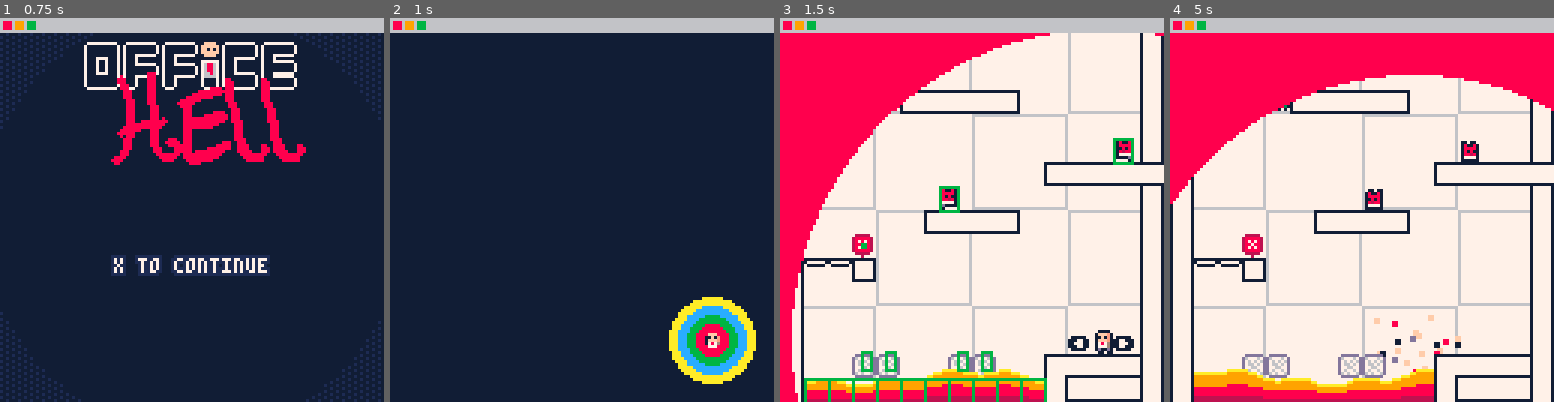
Above: before the commit, frames 1-4 (left to right).
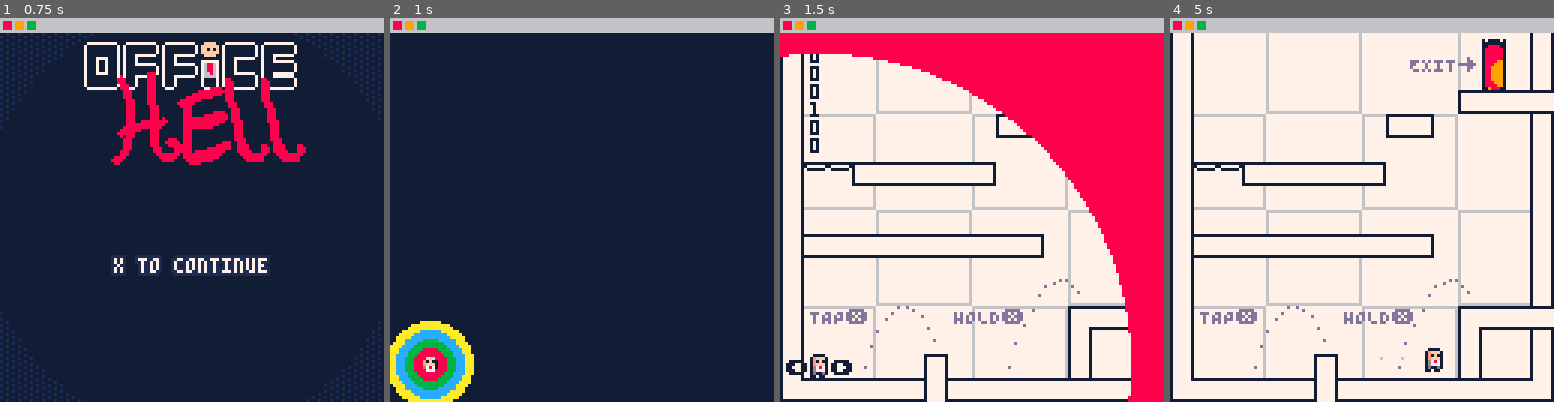
Above: after the commit, the same moments.

Repository: OllieBlomfield/office_game
Game: PICO-8 cartridge rr.p8
Same seed, same stepped clock (60 frames per second), same inputs: the game is played once before the commit and once after it.
Inputs:
- Up to frame 1 (0.75 s): tap X (X key) at 0.33 s; tap O (Z key) at 0.7 s
- Up to frame 2 (1 s): no input
- Up to frame 3 (1.5 s): tap X (X key) at 1.07 s
- Up to frame 4 (5 s): hold Right 1.6-2.1 s; tap O (Z key) every 0.4 s from 1.7 to 4.9 s; tap X (X key) at 1.85, 2.97, 4.08 s; hold Right 2.47-3.03 s; hold Left 3.08-3.58 s; hold Right 4.02-4.68 s

Frame 1 is identical in both runs. In frame 2, 7.8% of the frame differs, in the area x 0-96%, y 72-100%; in frame 3, 47%, in the area x 0-100%, y 3-100%; in frame 4, 32%.

Commit message:
Added text to first level, curves, coyote time, edited level transition scene.

Diff:
--- a/rr.p8
+++ b/rr.p8
@@ -28,15 +28,14 @@
 
 --16 levels. currently 8
 --intro cutscene (foundations done just need content)
---tutorial (baked into first level)
 --save and load
 --level select
 
 --small things:
---make collision box for exit at the center
 --player collision being funky
---coyote time
 --make menu cooler
+--spikes have retract animation
+--level transition smoother (quick fade before level)
 
 
 --extras:
@@ -77,14 +76,14 @@
 177777777777777777777771777777711777777717777771177777711777777117777777777777714444444428788782d767767dd767767d4767767444444444
 177777777777777777777771777777711777777717777771177777711777777117777777777777714444444422888822d676776dd44677644446774444444444
 1111111111111111111111111111111111111111177777711111111117777771177777711777777144444444422222244dddddd44444d44d4444444444444444
-44444444444444440000000044111144000000000000000000000000000000000000000044444444444488844444444444444444444444444444444444444444
-49944444441111440000000041100114000000000000000000000000000000000000000044484444444488844444444444444444444444444444444444444444
-94494449411001140000000011000011000000000000000000000000000000000000000044888444444488844444444444444444444444444444444444444444
-94494949110000110000000010000001000000000000000000000000000000000000000044888444444488844444444444444444444444444884444444444444
-94499999100000010000000010000001000000000000000000000000000000000000000044488844444488844444444444444444444444444888444444444444
-94494444100000010000000011000011000000000000000000000000000000000000000044488844444488844444444444444444488884444888444444444444
-49944444110000110000000041100114000000000000000000000000000000000000000044448884444488844444444444444888888888444888444444444444
-44444444411001140000000044100144000000000000000000000000000000000000000044448884444488844444444444488888888884444888444444444444
+44444444444444440000000044111144444d44440000000000000000000000000000000044444444444488844444444444444444444444444444444444444444
+49944444441111440000000041100114444dd4440000000000000000000000000000000044484444444488844444444444444444444444444444444444444444
+94494449411001140000000011000011dddddd440000000000000000000000000000000044888444444488844444444444444444444444444444444444444444
+94494949110000110000000010000001444dd4440000000000000000000000000000000044888444444488844444444444444444444444444884444444444444
+94499999100000010000000010000001444d44440000000000000000000000000000000044488844444488844444444444444444444444444888444444444444
+94494444100000010000000011000011444444440000000000000000000000000000000044488844444488844444444444444444488884444888444444444444
+49944444110000110000000041100114444444440000000000000000000000000000000044448884444488844444444444444888888888444888444444444444
+44444444411001140000000044100144444444440000000000000000000000000000000044448884444488844444444444488888888884444888444444444444
 44444400441001440000000044100144000000000000000000000000000000000000000044448884444488844444444448888888884444444888444444444444
 44444099410000140000000041100114000000000000000000000000000000000000000044444888444488844444444888888844444444444888444444444444
 00000900110000110000000041000014000000000000000000000000000000000000000044444888444488844444448888884444444444444888444444444444
@@ -315,13 +314,13 @@
 353a3a303131313132000000000000353500000000000000003831323a3a3a35350000000000000000000000363a3a353500040000000000000000000000003535000000000000000000000000000035350000000400000000000000000505353500000000000000003500000000003535050535000000000000000000000035
 350000000000000000000000000000353500000005000000003500000000003535000000000000000000000000000035353a3a3031313200000000000000003535050505000000000000000000000035353a3a3a3031313131313131313131353500140000000000003500000000003531313133000014000014000000000035
 3500000000000000000000000000003535003031313132000035000000000c3535000000000000000000000000000035350000000000000000000000000000353530313200000000000000000000003535000000000000000000000000000035350000000004000000350000000505353500000000003c3c3c3c000000000035
-353131313131313131320000000000353500000000000000003500003031313335000004000000000000000012000035350000001400000000000000000000353500000000050505050505050000003535000000000000000000000000000035383131323a3a000000353a3a3031313535000000000000000000000000000035
+353131313131313131313200000000353500000000000000003500003031313335000000040000000000000012000035350000001400000000000000000000353500000000050505050505050000003535000000000000000000000000000035383131323a3a000000353a3a3031313535000000000000000000000000000035
 3500000000000000000000000000003535000000000000000035000000000035350000303132003031313131313200353500000000000400000000000000003535000000003031313131313200000035350000003700003700000000000000353500000000000000003500000000003535000000000000000000000000040035
 35000000000000000000000000000035350000000000000000350a0b00000035350000000000000000000000000000353431313131313131390000000000003535000000000000000000000000000035350000003500003500000000000000353500001100000000003505050000003535000000000000000000000030313133
-35000000000000000000003831313131350000000000000000343131323a0035350000000000000000000000000000353500000000000000343132000000003535000000000000000000000005050535350000003431313300003700003700353500303132000000003431313200003535000000000000000000000000000035
-350000000037000000000035000000353500000000000000000000000000003534313131320000000000000000000035350000000000140000000000000000353500000000000000000000000303033535000000000000000000350000350035350000000000000000000000000000353500000000003c3c3c3c000000000035
-3500000000350000000000350000003535000c00050505050505050000000035350000050505050505050505000400353500000000000000000000000000003535050505050505050505050505050535350000000000000000003538393500353500000000000000000000000005053535000000000000000000000000000035
-3431313131353131313131313131313334313131313131313131313131313133343131313131313131313131313131333431313131313131313131313131313334313131313131313131313131313133343131313131313131313535353431333431313131313131313131313131313334313131313131313131313131313133
+35000000000000000000000038313131350000000000000000343131323a0035350000000000000000000000000000353500000000000000343132000000003535000000000000000000000005050535350000003431313300003700003700353500303132000000003431313200003535000000000000000000000000000035
+350000000000000000000000350000353500000000000000000000000000003534313131320000000000000000000035350000000000140000000000000000353500000000000000000000000303033535000000000000000000350000350035350000000000000000000000000000353500000000003c3c3c3c000000000035
+3500000000003700000000003500003535000c00050505050505050000000035350000050505050505050505000400353500000000000000000000000000003535050505050505050505050505050535350000000000000000003538393500353500000000000000000000000005053535000000000000000000000000000035
+3431313131313531313131313131313334313131313131313131313131313133343131313131313131313131313131333431313131313131313131313131313334313131313131313131313131313133343131313131313131313535353431333431313131313131313131313131313334313131313131313131313131313133
 0000000000000000000000000000000000000000000000000000000000000000000000000000000000000000000000000000000000000000000000000000000000000000000000000000000000000000000000000000000000000000000000000000000000000000000000000000000035000000000000000000000000000035
 0000000000000000000000000000000000000000000000000000000000000000000000000000000000000000000000000000000000000000000000000000000000000000000000000000000000000000000000000000000000000000000000000000000000000000000000000000000035004000000000000000000000000035
 00000000000000000000000000000000000000000000000000000000000000000000000000000000000000000000000000000000000000000000000000000000000000000000000000000000000000000000000000000000000000000000000000000000000000000000000000000000353c3c3c3c3c00000000000000000035
--- a/scripts/draw_methods.lua
+++ b/scripts/draw_methods.lua
@@ -47,6 +47,7 @@
   print(my)
   print(lvl)
   print(level_timer)
+  print(plr.coy_time)
   for e in all(entities) do
     if e.box then
       rrect(e.box.x,e.box.y,e.box.w,e.box.h)
@@ -56,6 +57,16 @@
   end
   for o in all(objects) do
     rect(o.x,o.y,o.x+o.w,o.y+o.h,11)
+  end
+end
+
+function draw_curve(a,b,c,size,col)
+  local scale_factor = 1/size
+  for i=0,size do
+    local t = i*scale_factor
+    local x = (1-t)*(1-t)*a[1] + 2*(1-t)*t*b[1] + t*t*c[1]
+    local y = (1-t)*(1-t)*a[2] + 2*(1-t)*t*b[2] + t*t*c[2]
+    pset(x,y,col)
   end
 end
 
--- a/scripts/level.lua
+++ b/scripts/level.lua
@@ -1,5 +1,13 @@
 levels = {}
-levels[1] = {{16,112}, {104,8}, "just a bit of jumping",20}
+levels[1] = {{10,112}, {104,8}, "just a bit of jumping",20,
+function()
+  print("TAP❎",10,97,13)
+  draw_curve({28,116},{40,82},{52,108},10,13)
+  print("HOLD❎",58,97,13)
+  draw_curve({76,116},{90,76},{100,92},10,13)
+  print("EXIT",80,13)
+  spr(68,96,13)
+end}
 levels[2] = {{16,112}, {104,8}, "now spikes",20}
 levels[3] = {{16,112}, {12,8}, "stop n' start",20}
 levels[4] = {{16,112}, {104,16}, "grab the key!",20}
@@ -112,6 +120,7 @@
     draw_background()
     rect(0,0,127,127,1)
 
+    if current_lvl[5] then current_lvl[5]() end
     for p in all(particles) do p.draw(p) end
     map(mx,my,0,0,16,16,127)
 
@@ -122,6 +131,8 @@
     if debug_menu then
       draw_debug()
     end
+
+
     --print(plr.state)
     --print(#objects)
 
--- a/scripts/level_transition.lua
+++ b/scripts/level_transition.lua
@@ -29,5 +29,7 @@
     end
     --fillp()
     spr(({33,34,35,34})[1+(transition_anim_time%60\15)],transition_anim_time,60)
+    print(lvl-1,3,52,7)
+    print(lvl,123,52,7)
     --draw_foreground()
 end
--- a/scripts/main.lua
+++ b/scripts/main.lua
@@ -1,6 +1,6 @@
 function _init()
   t=0
-  lvl = 10
+  lvl = 1
   level_timer = 0
   debug_menu=false
 
--- a/scripts/main_menu.lua
+++ b/scripts/main_menu.lua
@@ -60,6 +60,7 @@
         circ(63,63,intro_circle_size - 1 , 7)
     end
 
+    --draw_curve({10,90},{30,64},{50,90},20,5)
 
 end
 
--- a/scripts/player.lua
+++ b/scripts/player.lua
@@ -3,6 +3,7 @@
   NORMAL_GRAVITY = 0.14
   MAX_Y_VELOCITY = 2
   NO_STOP_AMOUNT = 33
+  COYOTE_TIME = 12
 
   plr = {
     x=x,
@@ -22,6 +23,7 @@
     already_hit_on_y = false,
     jumpfrc = 1.7,
     jmp_buffer = 0,
+    coy_time = 0,
     gravity = NORMAL_GRAVITY,
     spd = 0.5,
     no_stop_delay = 0,
@@ -76,6 +78,9 @@
 
   if not plr.grounded then
     plr.dy = max(plr.dy - plr.gravity, -MAX_Y_VELOCITY)
+    plr.coy_time -= 1
+  else
+    plr.coy_time = COYOTE_TIME
   end
 
   if (collide_map(plr,"down",1) or plr.y+plr.h>=127) and plr.dy <= 0 then
@@ -98,7 +103,7 @@
 
   if btnp(4) then plr.jmp_buffer = 6 else plr.jmp_buffer -= 1 end
 
-  if plr.jmp_buffer>0 and not plr.jumping and plr.grounded then --doesnt check grounded
+  if plr.jmp_buffer>0 and not plr.jumping and plr.coy_time > 0 then --doesnt check grounded
     add_dust(plr.x,plr.y+8)
     add_dust(plr.x+7,plr.y+8)
     plr.jumping = true
